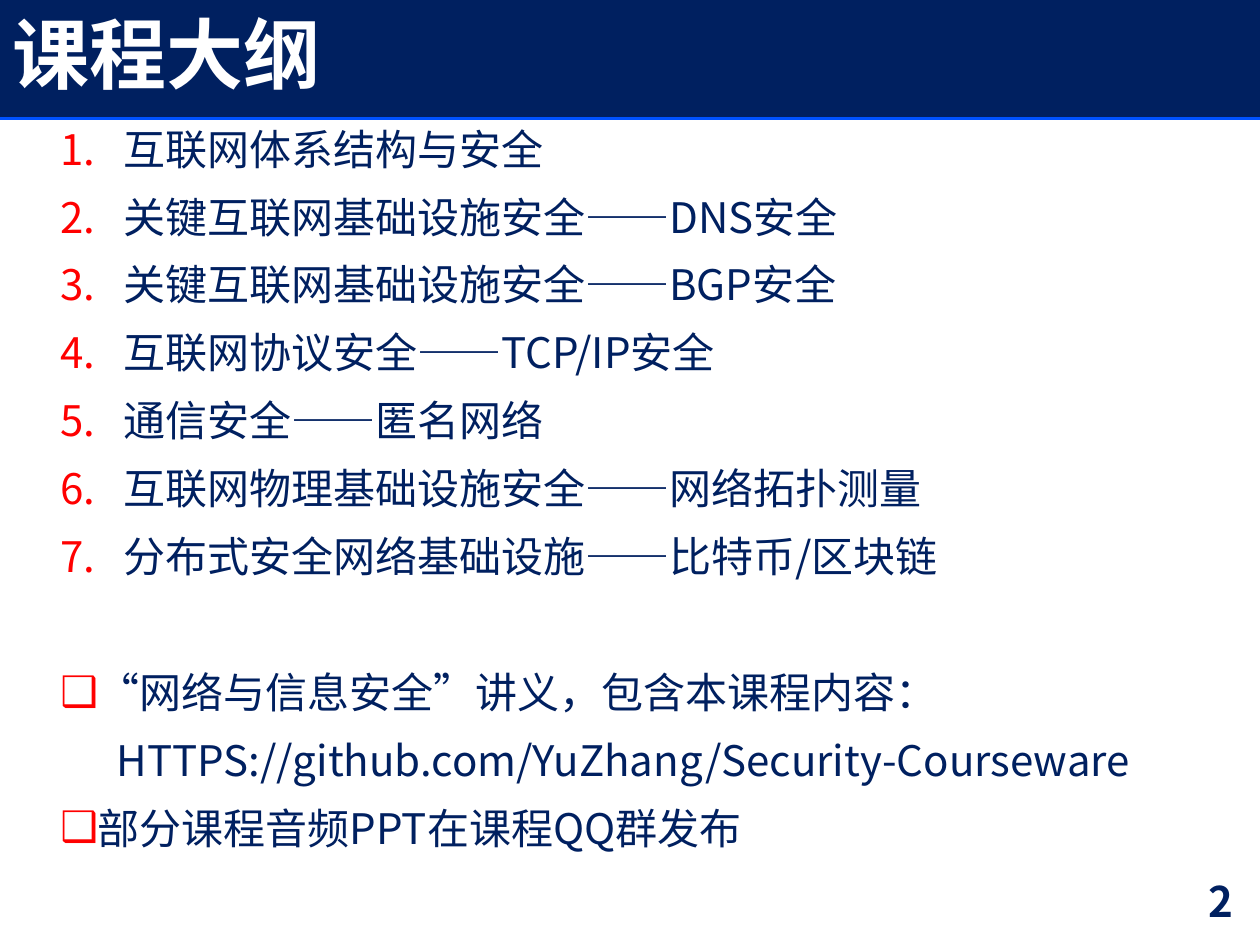
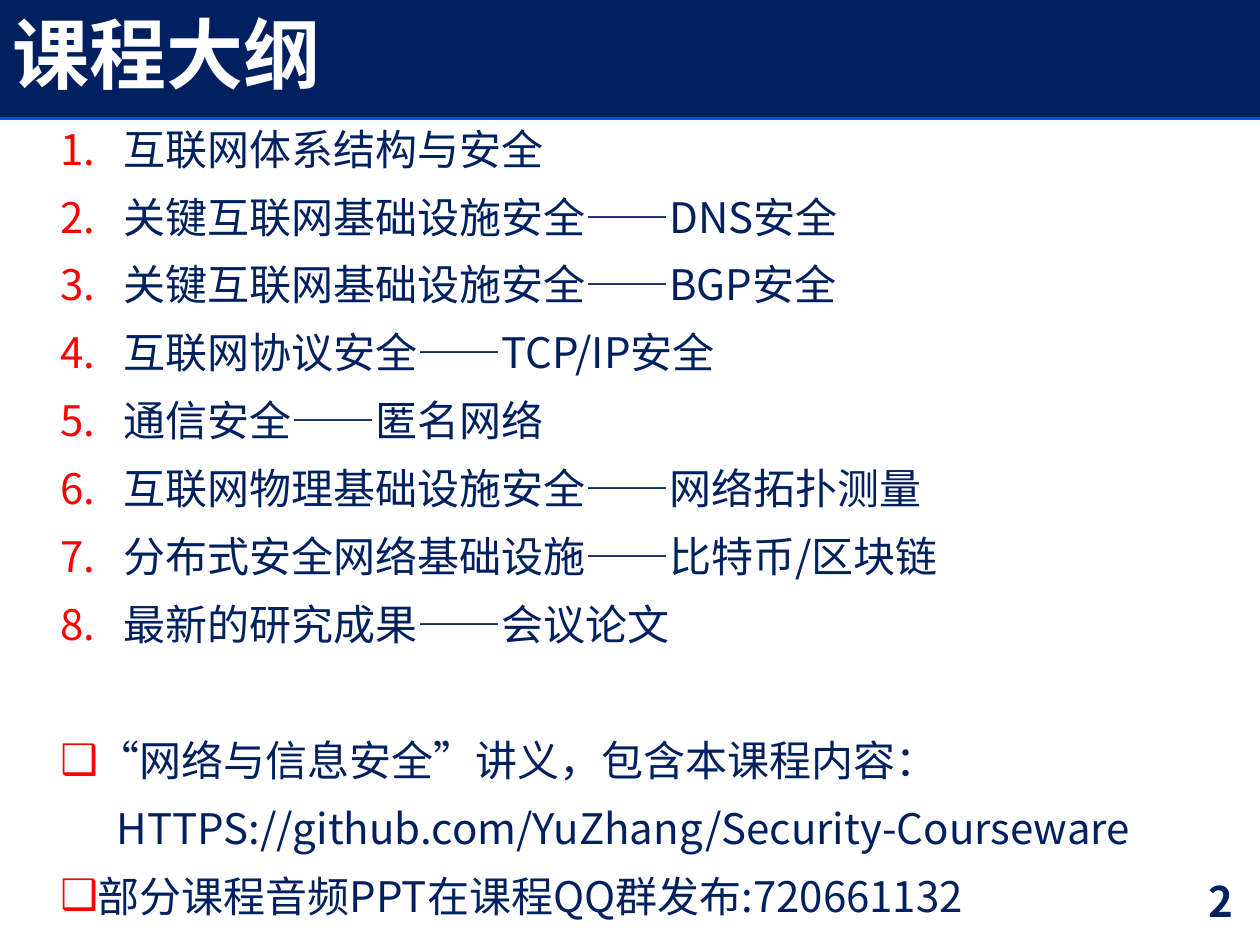
Before and after one commit to YuZhang/Security-Courseware, a slide deck: slide 2 of internet-security/intro.pptx. Drawn at 1260x945 pixels with LibreOffice and Linux fonts; fonts in the diff are those of the drawing. Boxes give left, top, right and bottom in pixels: in the first picture for what was removed or moved away, otherwise in the second. Text is boxed around its words. In the diff, an @@ line names an element or a change of style, - is before the commit and + after.

```diff
--- a/internet-security/intro.pptx
+++ b/internet-security/intro.pptx
@@ text at [123,604,669,644]: paragraph added @@
+8. 最新的研究成果——会议论文
@@ text at [98,876,963,920]: text changed @@
-❑ 部分课程音频PPT在课程QQ群发布
+❑ 部分课程音频PPT在课程QQ群发布:720661132
```
Also in this commit, not shown: 2 other slides changed, 1 other file.
